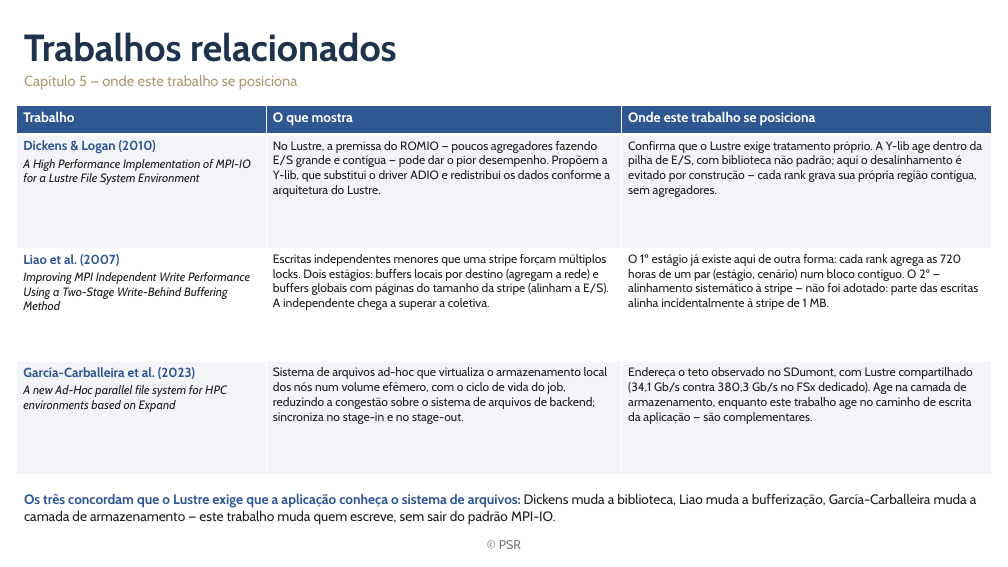
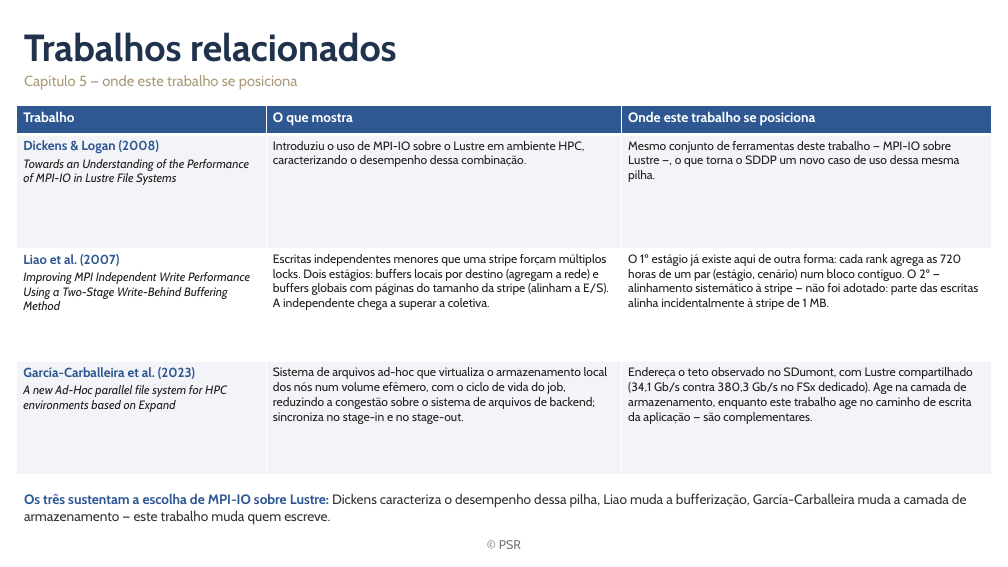
Before and after one commit to mbrcruz/SDDP-MPIO-Latex, a slide deck: slide 24 of Apresentacao/Apresentacao_esqueleto.pptx (slide 20 before the commit). Drawn at 1008x567 pixels with LibreOffice and Linux fonts; fonts in the diff are those of the drawing; background and template pictures are left out. Boxes give left, top, right and bottom in pixels: in the first picture for what was removed or moved away, otherwise in the second. Text is boxed around its words. In the diff, an @@ line names an element or a change of style, - is before the commit and + after.

Commit message:
fix tables

```diff
--- a/Apresentacao/Apresentacao_esqueleto.pptx
+++ b/Apresentacao/Apresentacao_esqueleto.pptx
@@ table at <box>17,106,991,475</box> @@
-row 2: Dickens & Logan (2010) / A High Performance Implementation of MPI-IO for a Lustre File System Environment | No Lustre, a premissa do ROMIO — poucos agregadores fazendo E/S grande e contígua — pode dar o pior desempenho. Propõem a Y-lib, que substitui o driver ADIO e redistribui os dados conforme a arquitetura do Lustre. | Confirma que o Lustre exige tratamento próprio. A Y-lib age dentro da pilha de E/S, com biblioteca não padrão; aqui o desalinhamento é evitado por construção — cada rank grava sua própria região contígua, sem agregadores.
+row 2: Dickens & Logan (2008) / Towards an Understanding of the Performance of MPI-IO in Lustre File Systems | Introduziu o uso de MPI-IO sobre o Lustre em ambiente HPC, caracterizando o desempenho dessa combinação. | Mesmo conjunto de ferramentas deste trabalho — MPI-IO sobre Lustre —, o que torna o SDDP um novo caso de uso dessa mesma pilha.
@@ text at <box>24,493,967,525</box>: text changed; text colour #202020 to #333333 @@
-Os três concordam que o Lustre exige que a aplicação conheça o sistema de arquivos: Dickens muda a biblioteca, Liao muda a bufferização, García-Carballeira muda a camada de armazenamento — este trabalho muda quem escreve, sem sair do padrão MPI-IO.
+Os três sustentam a escolha de MPI-IO sobre Lustre: Dickens caracteriza o desempenho dessa pilha, Liao muda a bufferização, García-Carballeira muda a camada de armazenamento — este trabalho muda quem escreve.
```
Also in this commit, not shown: 2 other slides changed, 6 slides added.
